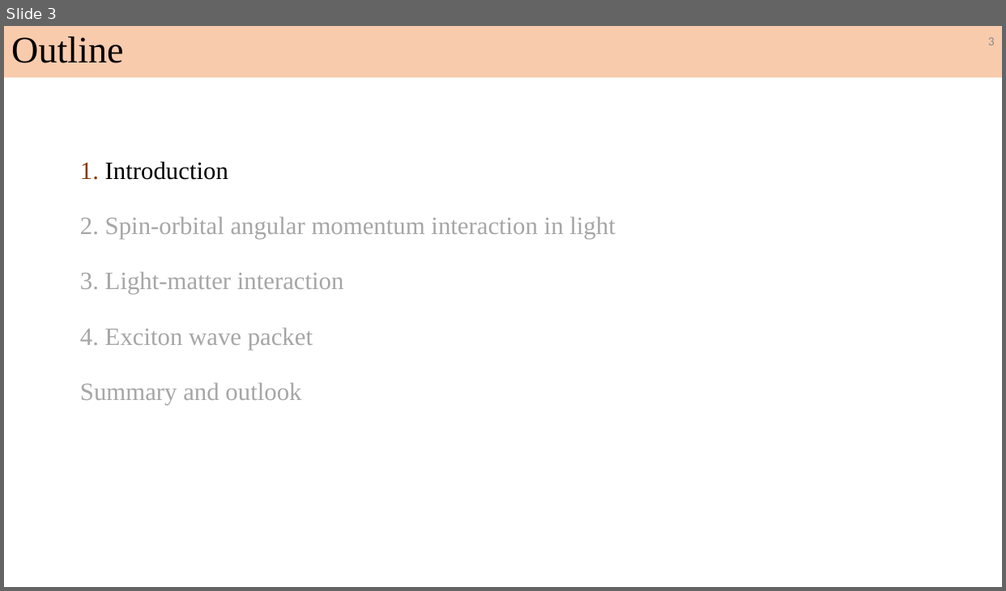
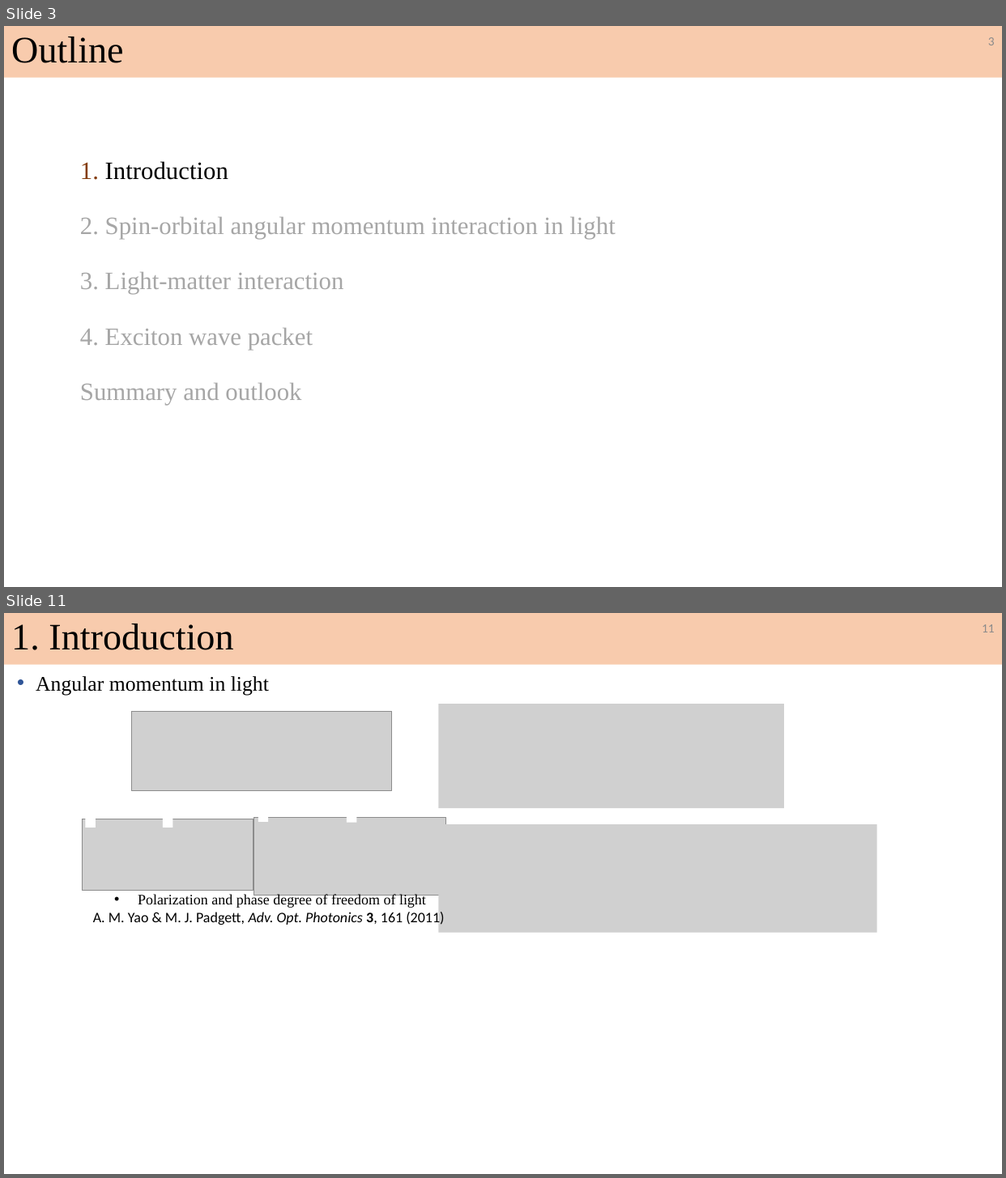
Before and after one commit to Liubroke13/Main_code, a slide deck: Final/碩士總結/RY_Defense_v1.pptx. Shown one above the other, each under a label of ours: slide 3 before the commit, slides 3 and 11 after it; the slides between them are not shown. The pictures are 1006x591 and 1006x1178 pixels, drawn with LibreOffice and Linux fonts; fonts in the diff are those of the drawing; grey boxes stand for pictures. Boxes give left, top, right and bottom in pixels: in the first picture for what was removed or moved away, otherwise in the second. Text is boxed around its words. In the diff, an @@ line names an element or a change of style, - is before the commit and + after.

```diff
--- a/Final/碩士總結/RY_Defense_v1.pptx
+++ b/Final/碩士總結/RY_Defense_v1.pptx
@@ slide 11 added at <box>4,613,1002,1174</box>, background #FFFFFF @@
@@ rectangle added at <box>4,613,1002,664</box>, fill #F8CBAD, 36 pt, text #000000 @@
+1. Introduction
@@ page number added at <box>982,624,995,632</box>, 12 pt, text #8C8C8C @@
+11
@@ text added at <box>36,676,269,696</box>, 20 pt, text #000000 @@
+• Angular momentum in light
@@ picture added at <box>439,704,785,808</box> @@
@@ picture added at <box>131,712,392,790</box> @@
@@ group added at <box>82,813,446,895</box>: 4 rectangles, 2 pictures @@
@@ picture added at <box>439,825,878,934</box> @@
@@ text added at <box>93,893,444,926</box>, 14 pt, text #000000 @@
+• Polarization and phase degree of freedom of light
+A. M. Yao & M. J. Padgett, Adv. Opt. Photonics 3, 161 (2011)
```
Also in this commit, not shown: 9 slides changed, 39 other slides added, 1 slide removed, 34 other files.
